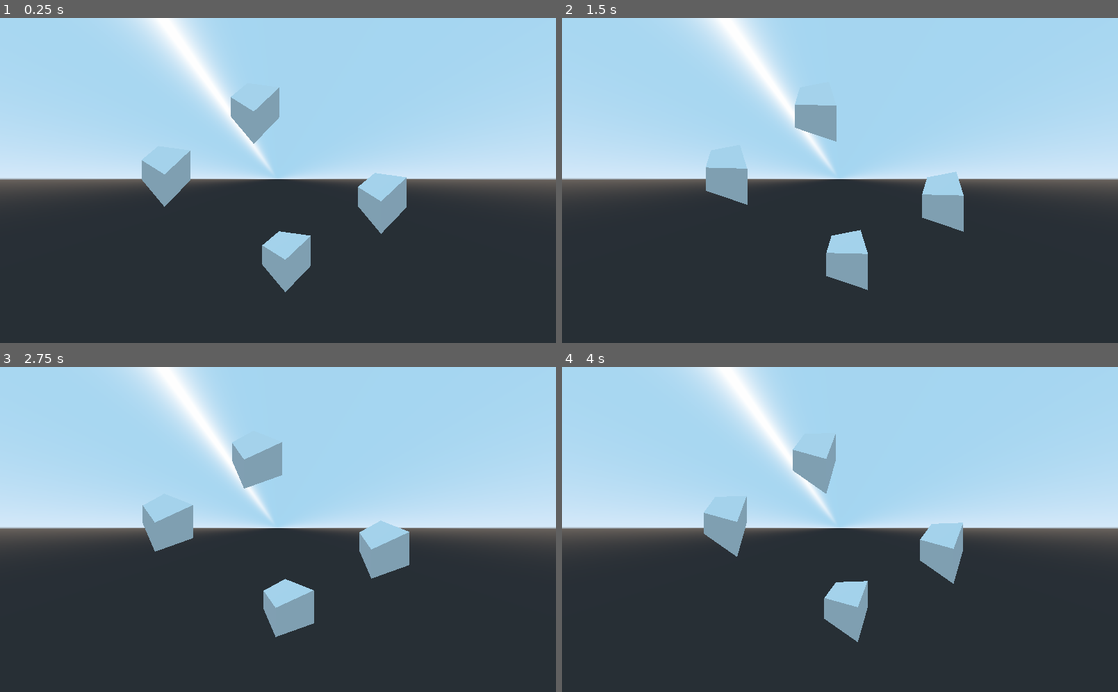
Above: before the commit, frames 1-4 (two rows, left to right).
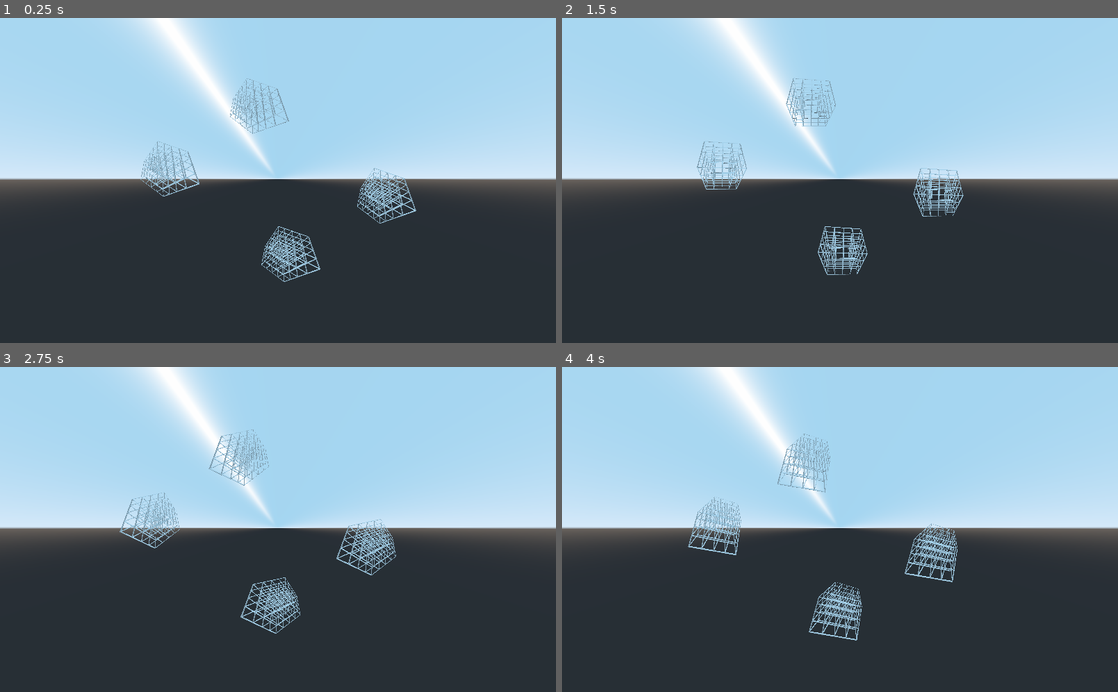
Above: after the commit, the same moments.

Repository: EamonnMR/galactic-night
Game: Godot game, scene res://main.tscn
Same seed, same stepped clock (60 frames per second), same inputs: the game is played once before the commit and once after it.
Inputs:
- Up to frame 1 (0.25 s): no input
- Up to frame 2 (1.5 s): no input
- Up to frame 3 (2.75 s): no input
- Up to frame 4 (4 s): no input

The runs differ from the first frame. In frame 1, 3.6% of the frame differs, in the area x 25-75%, y 18-85%; in frame 2, 3.6%; in frame 3, 4.4%, in the area x 21-74%, y 19-84%; in frame 4, 3.6%.

Commit message:
Grid instead of a box
https://blender.stackexchange.com/questions/173053/generating-a-3d-grid

Diff:
--- a/MeshInstance.gd
+++ b/MeshInstance.gd
@@ -8,6 +8,10 @@
 	# Transform such that we're looking straight down on the entity
 	# var xform = Transform(get_viewport().get_camera().global_transform.basis).inverse()
 	# xform = xform.inverse() * Transform(global_transform.basis)
-	var xform = Transform(global_transform.basis).inverse()
+	var cam_xform = Transform(get_viewport().get_camera().global_transform.basis).inverse()
+	var xform = Transform(global_transform.basis)
 	get_surface_material(0).set_shader_param("xform", xform)
 	get_surface_material(0).set_shader_param("inv_xform", xform.inverse())
+
+	get_surface_material(0).set_shader_param("cam_xform", cam_xform)
+	get_surface_material(0).set_shader_param("inv_cam_xform", cam_xform.inverse())
--- a/main.tscn
+++ b/main.tscn
@@ -1,15 +1,39 @@
-[gd_scene load_steps=5 format=2]
+[gd_scene load_steps=8 format=2]
 
 [ext_resource path="res://perspective.gdshader" type="Shader" id=1]
 [ext_resource path="res://MeshInstance.gd" type="Script" id=2]
+[ext_resource path="res://grid.obj" type="ArrayMesh" id=3]
 
-[sub_resource type="CubeMesh" id=1]
-size = Vector3( 1, 1, 1 )
+[sub_resource type="ShaderMaterial" id=1]
+shader = ExtResource( 1 )
+shader_param/xform = null
+shader_param/inv_xform = null
+shader_param/cam_xform = null
+shader_param/inv_cam_xform = null
+shader_param/S = 0.5
+
+[sub_resource type="ShaderMaterial" id=2]
+shader = ExtResource( 1 )
+shader_param/xform = null
+shader_param/inv_xform = null
+shader_param/cam_xform = null
+shader_param/inv_cam_xform = null
+shader_param/S = 0.5
 
 [sub_resource type="ShaderMaterial" id=3]
 shader = ExtResource( 1 )
 shader_param/xform = null
 shader_param/inv_xform = null
+shader_param/cam_xform = null
+shader_param/inv_cam_xform = null
+shader_param/S = 0.5
+
+[sub_resource type="ShaderMaterial" id=4]
+shader = ExtResource( 1 )
+shader_param/xform = null
+shader_param/inv_xform = null
+shader_param/cam_xform = null
+shader_param/inv_cam_xform = null
 shader_param/S = 0.5
 
 [node name="Spatial" type="Spatial"]
@@ -22,24 +46,24 @@
 
 [node name="MeshInstance" type="MeshInstance" parent="."]
 transform = Transform( 1, 0, 0, 0, 1, 0, 0, 0, 1, -3.30178, 0, 3.44212 )
-mesh = SubResource( 1 )
-material/0 = SubResource( 3 )
+mesh = ExtResource( 3 )
+material/0 = SubResource( 1 )
 script = ExtResource( 2 )
 
 [node name="MeshInstance2" type="MeshInstance" parent="."]
 transform = Transform( 1, 0, 0, 0, 1, 0, 0, 0, 1, -3.30178, 0, -1.71519 )
-mesh = SubResource( 1 )
-material/0 = SubResource( 3 )
+mesh = ExtResource( 3 )
+material/0 = SubResource( 2 )
 script = ExtResource( 2 )
 
 [node name="MeshInstance3" type="MeshInstance" parent="."]
 transform = Transform( 1, 0, 0, 0, 1, 0, 0, 0, 1, 0.507011, 0, -1.71519 )
-mesh = SubResource( 1 )
+mesh = ExtResource( 3 )
 material/0 = SubResource( 3 )
 script = ExtResource( 2 )
 
 [node name="MeshInstance4" type="MeshInstance" parent="."]
 transform = Transform( 1, 0, 0, 0, 1, 0, 0, 0, 1, 0.507011, 0, 3.72169 )
-mesh = SubResource( 1 )
-material/0 = SubResource( 3 )
+mesh = ExtResource( 3 )
+material/0 = SubResource( 4 )
 script = ExtResource( 2 )
--- a/perspective.gdshader
+++ b/perspective.gdshader
@@ -1,6 +1,8 @@
 shader_type spatial;
 uniform mat4 xform;
 uniform mat4 inv_xform;
+uniform mat4 cam_xform;
+uniform mat4 inv_cam_xform;
 uniform float S = 0.5;
 
 void vertex() {
@@ -16,7 +18,11 @@
 
 	tmpvertex = inv_xform * tmpvertex;
 
+	tmpvertex = inv_cam_xform * tmpvertex;
+
 	tmpvertex = my_special_projection * tmpvertex;
+
+	tmpvertex = cam_xform * tmpvertex;
 
 	tmpvertex = xform * tmpvertex;
 
Not shown, added: grid.mtl
Not shown, added: grid.obj
Not shown, added: grid.obj.import
